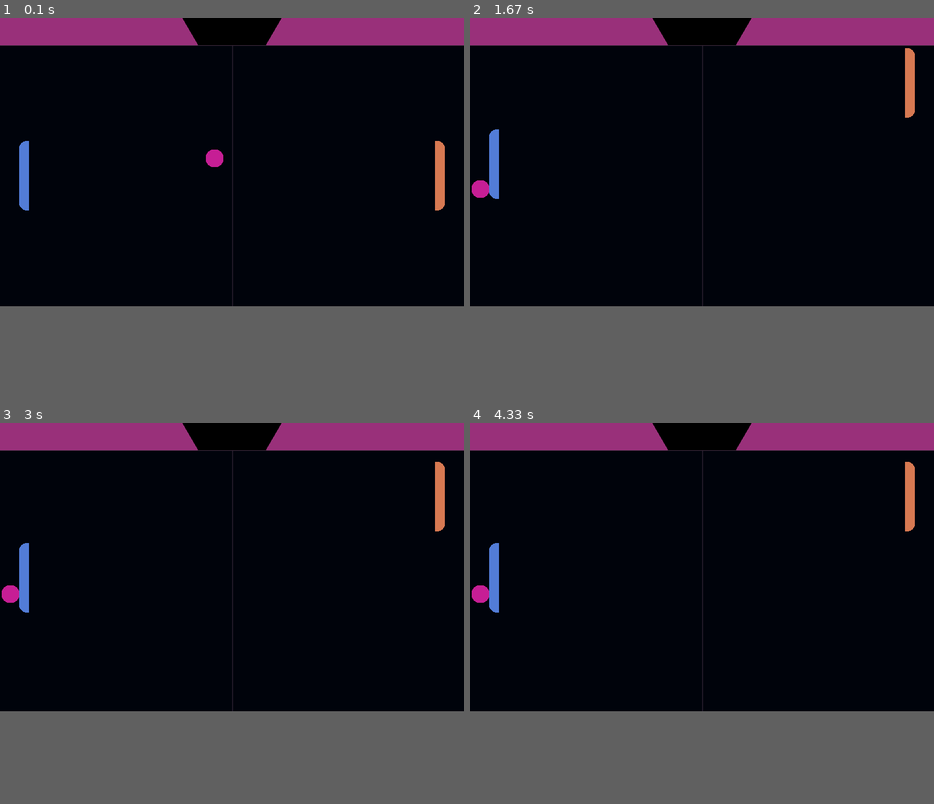
Above: before the commit, frames 1-4 (two rows, left to right).
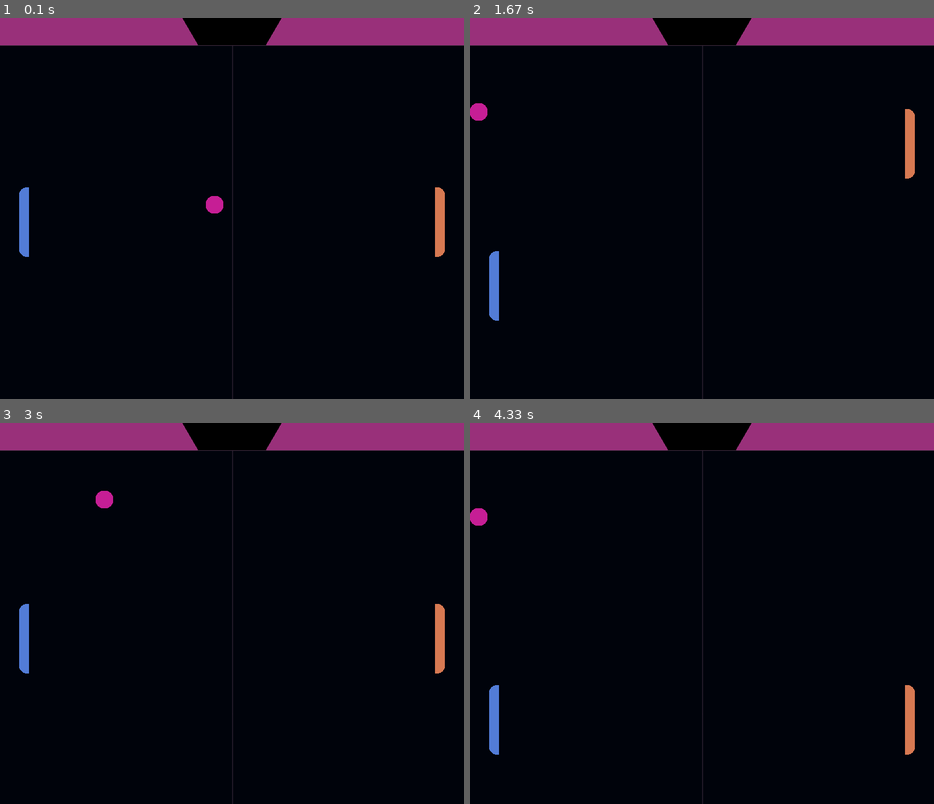
Above: after the commit, the same moments.

Repository: yada2x/pygame-pong
Game: pygame game, started from game.py
Same seed, same stepped clock (60 frames per second), same inputs: the game is played once before the commit and once after it.
Inputs:
- Up to frame 1 (0.1 s): no input
- Up to frame 2 (1.67 s): hold Up 0.33-0.8 s; hold Down 0.83-1.13 s; hold S 0.83-1.13 s; hold Up 1.17-1.53 s; hold W 1.17-1.53 s
- Up to frame 3 (3 s): hold Down 2.3-2.65 s; hold S 2.3-2.65 s; hold Up from 2.68 s (still down); hold W from 2.68 s (still down)
- Up to frame 4 (4.33 s): release Up at 3.05 s; release W at 3.05 s; hold Down 3.08-3.45 s; hold S 3.08-3.45 s; hold Up 3.48-3.78 s; hold W 3.48-3.78 s
In our replay, the window is 800x497 before the commit and 800x657 after it. These sizes can differ from the game's own. Grey fills any space a smaller window leaves; there, only what the larger window draws over its background counts as a difference.

The runs differ from the first frame. In frame 1, 1.4% of the frame differs, in the area x 4-96%, y 32-100%; in frame 2, 1.8%; in frame 3, 1.8%; in frame 4, 1.8%, in the area x 0-96%, y 10-100%.

Commit message:
Implement sound, update map, update controls

Diff:
--- a/game.py
+++ b/game.py
@@ -10,7 +10,7 @@
         pygame.init()
         pygame.display.set_caption("PyPong")
 
-        self.screen = pygame.display.set_mode((800, 497))
+        self.screen = pygame.display.set_mode((800, 657))
 
         self.clock = pygame.time.Clock()
 
@@ -23,37 +23,75 @@
             'scorebar': load_image('ScoreBar.png')
         }
 
+        self.sfx = {
+            'paddle': pygame.mixer.Sound('data/sound/paddle.wav'),
+            'wall': pygame.mixer.Sound('data/sound/wall.wav'),
+            'start': pygame.mixer.Sound('data/sound/start.wav'),
+            'score': pygame.mixer.Sound('data/sound/score.wav')
+        }
+
+        self.sfx['paddle'].set_volume(0.4)
+        self.sfx['wall'].set_volume(0.4)
+        self.sfx['start'].set_volume(0.6)
+        self.sfx['score'].set_volume(0.7)
+
         # Entities
         self.player = PhysicsEntity(self, 'player', (750, (self.screen.get_height() - 120 + 47) // 2), (17, 120))
         self.computer = PhysicsEntity(self, 'computer', (50 - 17, (self.screen.get_height() - 120 + 47) // 2), (17, 120))
-        self.ball = Ball(self, 'ball', ((self.screen.get_width() - 30) // 2, (self.screen.get_height() - 30 + 47) // 2), (30, 30), random.random() * random.randint(0, 1) * 2 - 1, random.random() * random.randint(0, 1) * 2 - 1, 5, [self.player, self.computer])
+        self.ball = Ball(self, 'ball', ((self.screen.get_width() - 30) // 2, (self.screen.get_height() - 30 + 47) // 2), (30, 30), random.choice([-1, 1]), random.choice([-1, 1]), 5, [self.player, self.computer])
+
+        # Movement
         self.movement = [False, False] # [Up, Down] For Player
         self.comp_movement = [False, False] # [Up, Down] For Player
+        self.paddle_speed = 10
 
         # UI stuff
         self.player_score = 0
         self.computer_score = 0
         self.timer = 120
 
+    def restart(self):
+        self.sfx['score'].play()
+        pygame.time.delay(1000)
+        self.sfx['start'].play()
+        self.player = PhysicsEntity(self, 'player', (750, (self.screen.get_height() - 120 + 47) // 2), (17, 120))
+        self.computer = PhysicsEntity(self, 'computer', (50 - 17, (self.screen.get_height() - 120 + 47) // 2), (17, 120))
+        self.ball = Ball(self, 'ball', ((self.screen.get_width() - 30) // 2, (self.screen.get_height() - 30 + 47) // 2), (30, 30), random.choice([-1, 1]), random.choice([-1, -0.5, 0.5, 1]), 5, [self.player, self.computer])
+
     def run(self):
+        self.sfx['start'].play()
         while True:
             # self.screen.fill((0, 0, 0)) # Clear everything
+            self.screen.blit(self.assets['board'], (0, 300))
             self.screen.blit(self.assets['board'], (0, 47))
             self.screen.blit(self.assets['scorebar'], (0, 0))
             self.screen.blit(pygame.transform.flip(self.assets['scorebar'], True, False), (459, 0))
 
             # Player Code
-            self.player.update(self.movement[1] - self.movement[0], 5)
+            self.player.update(self.movement[1] - self.movement[0], self.paddle_speed)
             self.player.render(self.screen)
 
             # Computer Code
-            self.computer.update(self.comp_movement[1] - self.comp_movement[0], 5)
+            self.computer.update(self.comp_movement[1] - self.comp_movement[0], self.paddle_speed)
             self.computer.render(self.screen)
 
             # Ball Code
-            self.ball.update()
+            collision = self.ball.update()
             self.ball.render(self.screen)
-            print(self.ball.speed)
+
+            if collision == 1:
+                self.sfx['paddle'].play()
+            elif collision == 2:
+                self.sfx['wall'].play()
+            elif collision == 3:
+                self.player_score += 1
+                self.restart()
+                continue
+            elif collision == 4:
+                self.computer_score += 1
+                self.restart()
+                continue
+
             # Input Checker
             for event in pygame.event.get():
                 if event.type == pygame.QUIT:
--- a/scripts/entities.py
+++ b/scripts/entities.py
@@ -36,6 +36,9 @@
 
     def update(self):
         # Wall Collisions
+        wall = False
+        paddle = False
+
         self.pos[0] += self.speed * self.x_dir
         self.pos[1] += self.speed * self.y_dir
 
@@ -43,17 +46,20 @@
         if ball_rect.bottom > self.screen_height:
             self.pos[1] = self.screen_height - self.size[1]
             self.y_dir *= -1
+            wall = True
         if ball_rect.top <= 47:
             self.pos[1] = 47
             self.y_dir *= -1
+            wall = True
 
-        # Temporary
+        # Goal collisions
         if ball_rect.left < 0:
             self.pos[0] = 0
-            self.x_dir *= -1
+            return 3
+
         if ball_rect.right >= 800:
-            self.pos[0] = 800 - self.size[0]
-            self.x_dir *= -1
+            self.pos[0] = self.screen_width - self.size[0]
+            return 4
 
         # Player collisions
         for player in self.players:
@@ -64,5 +70,10 @@
                 else:
                     self.pos[0] = rect.right
                 self.x_dir *= -1
-                self.y_dir = random.random() * self.y_dir
-                self.speed = min(self.speed + 1, 20)
+                self.speed = min(self.speed + 1, 30)
+                paddle = True
+
+        if paddle:
+            return 1
+        if wall:
+            return 2
